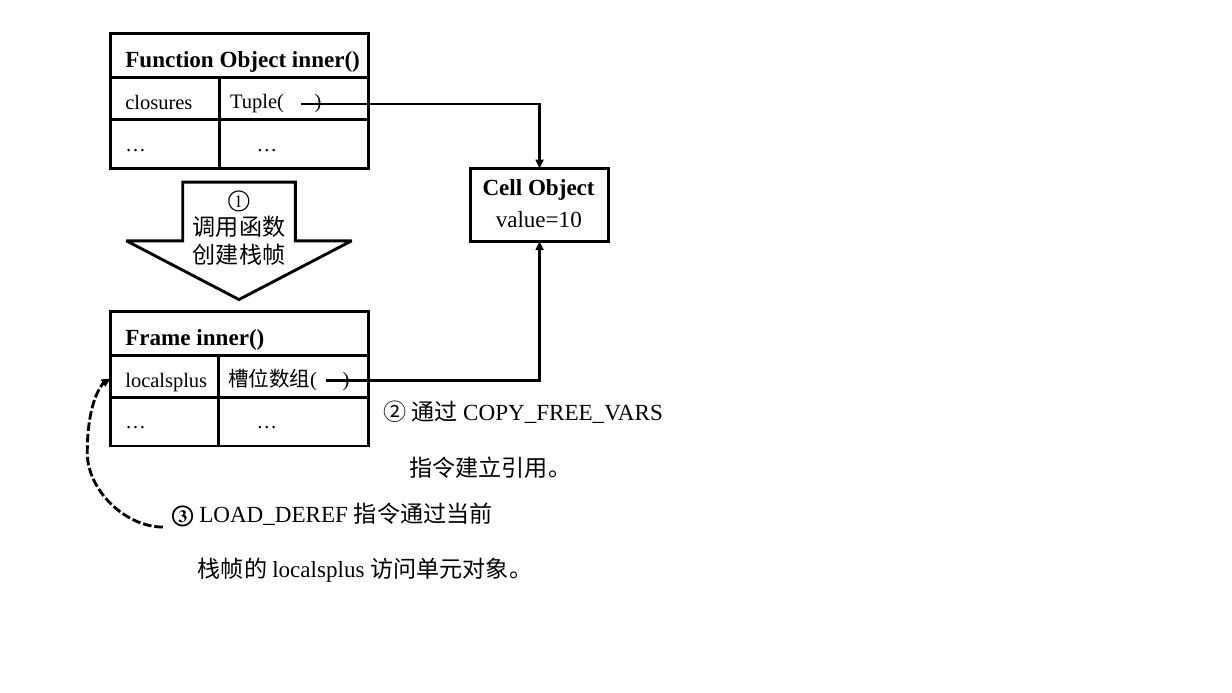
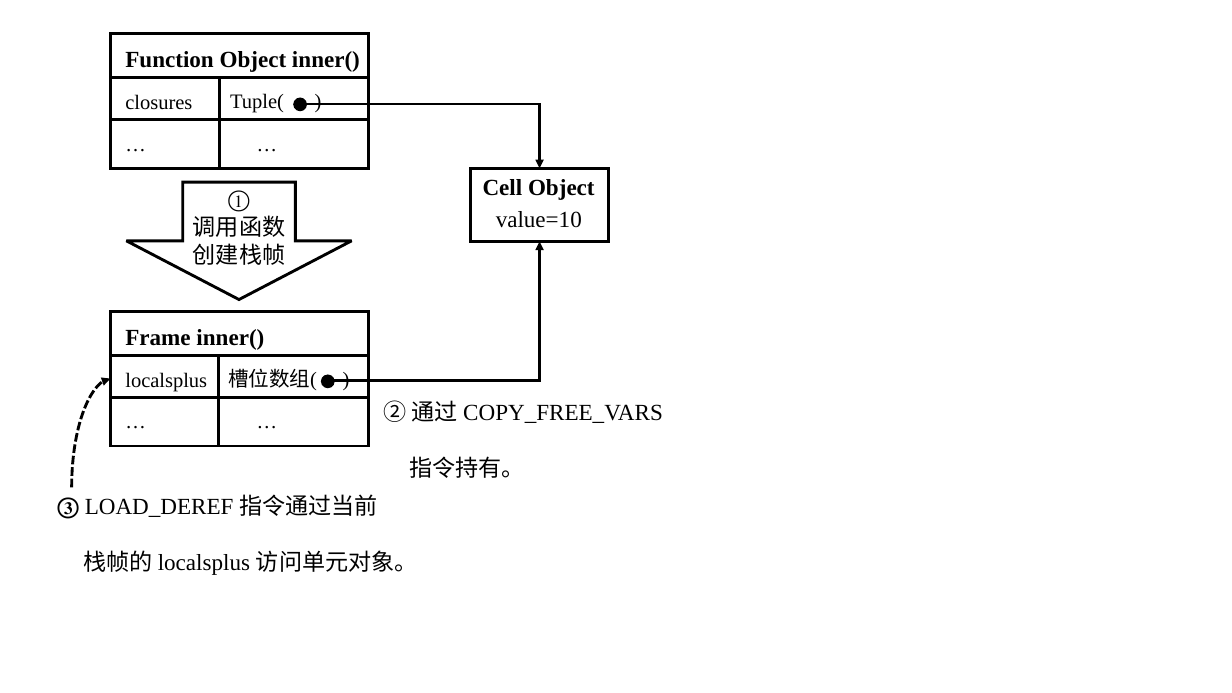
Before and after one commit to WU-SUNFLOWER/S.A.A.U.S.O, a slide deck: slide 4 of docs/thesis/pictures.pptx. Drawn at 1232x693 pixels with LibreOffice and Linux fonts; fonts in the diff are those of the drawing. Boxes give left, top, right and bottom in pixels: in the first picture for what was removed or moved away, otherwise in the second. Text is boxed around its words. In the diff, an @@ line names an element or a change of style, - is before the commit and + after.

```diff
--- a/docs/thesis/pictures.pptx
+++ b/docs/thesis/pictures.pptx
@@ ellipse added at box(293, 97, 307, 111), fill #000000 @@
@@ curved arrow moved from (163, 527) - (110, 379) to (72, 487) - (110, 379) @@
@@ ellipse added at box(321, 374, 335, 388), fill #000000 @@
@@ text at box(409, 456, 524, 478): text changed @@
-指令建立引用。
+指令持有。
@@ text "③ LOAD_DEREF 指令通过当前": place and size @@
-text "③ LOAD_DEREF 指令通过当前" at box(172, 502, 532, 582)
+text "③ LOAD_DEREF 指令通过当前" at box(57, 494, 418, 575)
```
Also in this commit, not shown: 3 other slides changed.
